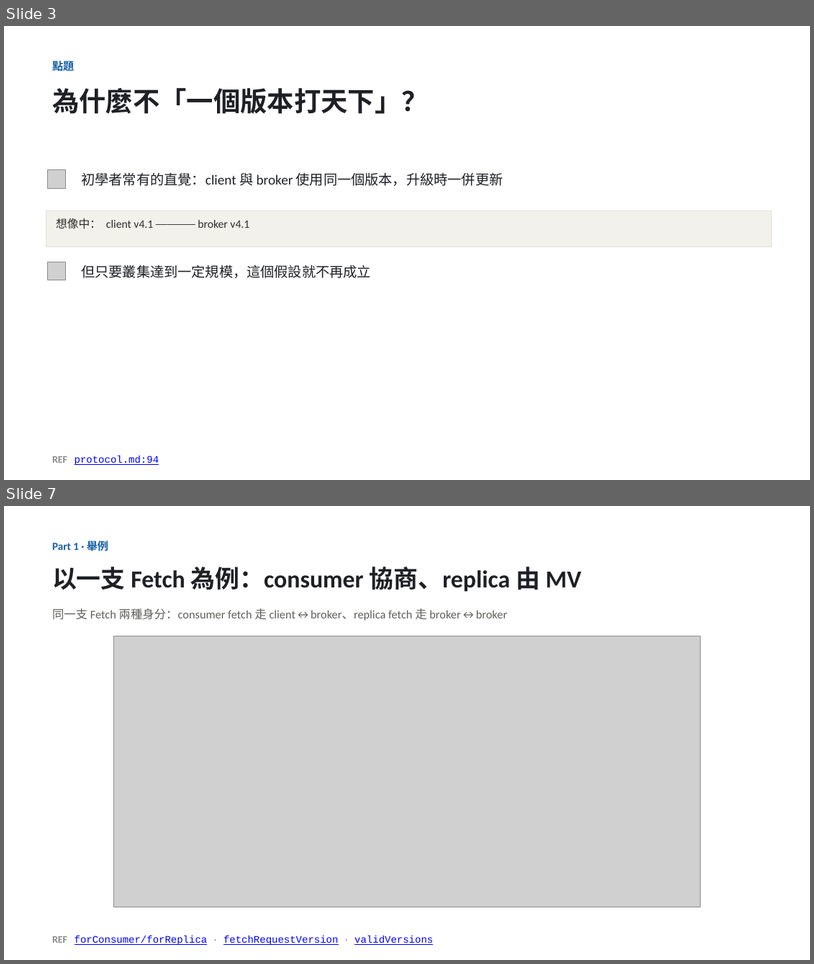
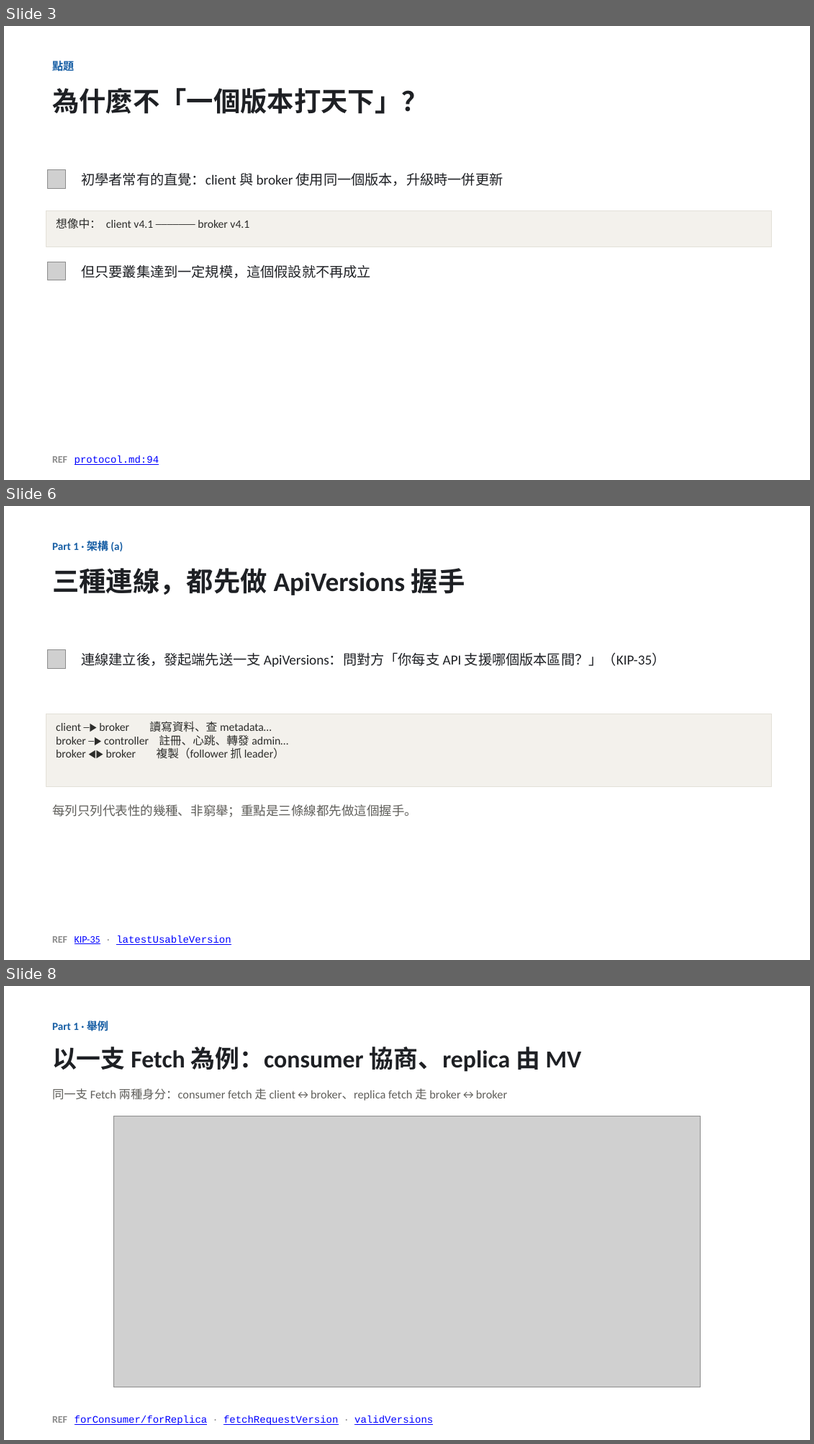
Before and after one commit to unknowntpo/kafka, a slide deck: study/version-control/kafka-version-negotiation.pptx. Shown one above the other, each under a label of ours: slides 3 and 7 before the commit, slides 3, 6 and 8 after it; the slides between them are not shown. The pictures are 814x964 and 814x1444 pixels, drawn with LibreOffice and Linux fonts; fonts in the diff are those of the drawing; grey boxes stand for pictures. Boxes give left, top, right and bottom in pixels: in the first picture for what was removed or moved away, otherwise in the second. Text is boxed around its words. In the diff, an @@ line names an element or a change of style, - is before the commit and + after.

```diff
--- a/study/version-control/kafka-version-negotiation.pptx
+++ b/study/version-control/kafka-version-negotiation.pptx
@@ slide 6 added at (4,506,810,960), background #FFFFFF @@
@@ text added at (52,539,123,554), 13 pt, text #185FA5, bold @@
+Part 1 · 架構 (a)
@@ text added at (52,568,466,595), 32 pt, text #1E2024, bold @@
+三種連線，都先做 ApiVersions 握手
@@ picture added at (47,650,66,668) @@
@@ text added at (81,652,666,667), 16.5 pt, text #1E2024 @@
+連線建立後，發起端先送一支 ApiVersions：問對方「你每支 API 支援哪個版本區間？」（KIP-35）
@@ rectangle added at (46,713,772,786), fill #F3F1EC, outline #E3E0D8 0.5 pt, 13.5 pt, text #2C2C2A @@
+client ─▶ broker 讀寫資料、查 metadata…
+broker ─▶ controller 註冊、心跳、轉發 admin…
+broker ◀▶ broker 複製（follower 抓 leader）
@@ text added at (52,804,417,817), 15 pt, text #5F5E5A @@
+每列只列代表性的幾種、非窮舉；重點是三條線都先做這個握手。
@@ text added at (52,935,231,944), 12 pt, text #0000FF, underline @@
+REF KIP-35 · latestUsableVersion
@@ what was slide 7 is now slide 8 @@
```
Also in this commit, not shown: 4 slides changed, 1 other slide added, 1 slide removed, 3 other files.
